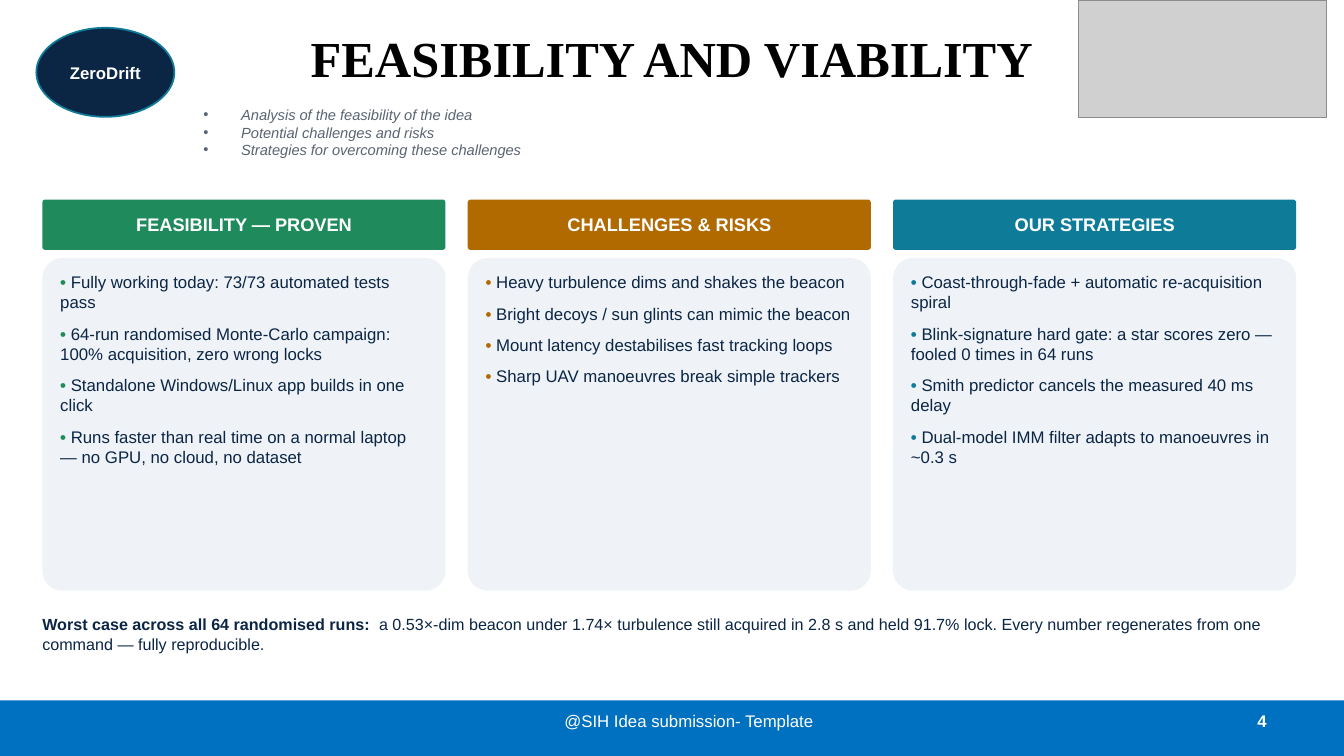
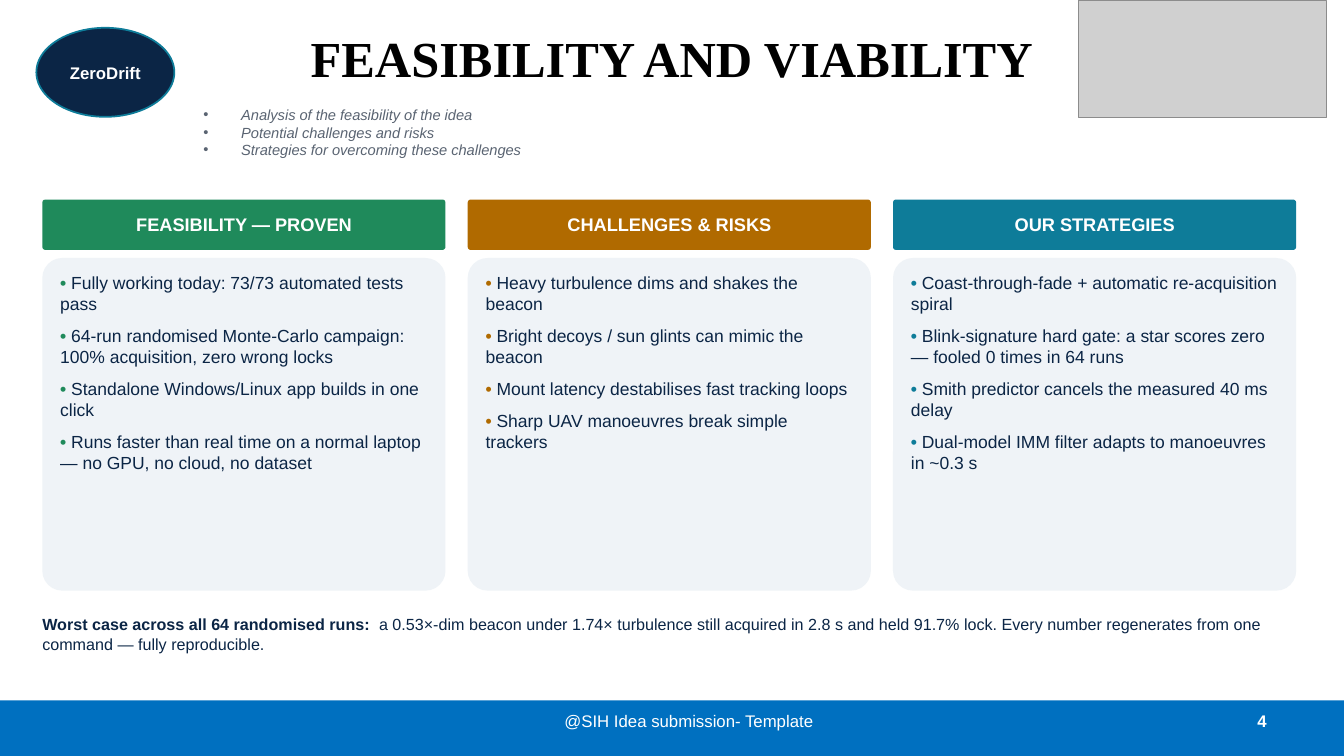
Before and after one commit to pranshukesavmishra/SIH2026, a slide deck: slide 4 of docs/submission/ZeroDrift_SIH26169.pptx. Drawn at 1344x756 pixels with LibreOffice and Linux fonts; fonts in the diff are those of the drawing; grey boxes stand for pictures. Boxes give left, top, right and bottom in pixels: in the first picture for what was removed or moved away, otherwise in the second. Text is boxed around its words. In the diff, an @@ line names an element or a change of style, - is before the commit and + after.

```diff
--- a/docs/submission/ZeroDrift_SIH26169.pptx
+++ b/docs/submission/ZeroDrift_SIH26169.pptx
@@ size 12 to 12.5 pt in 3 elements at box(42, 258, 446, 591), box(468, 258, 871, 591), box(893, 258, 1297, 591) @@
```
Also in this commit, not shown: 4 other slides changed, 1 other file.
